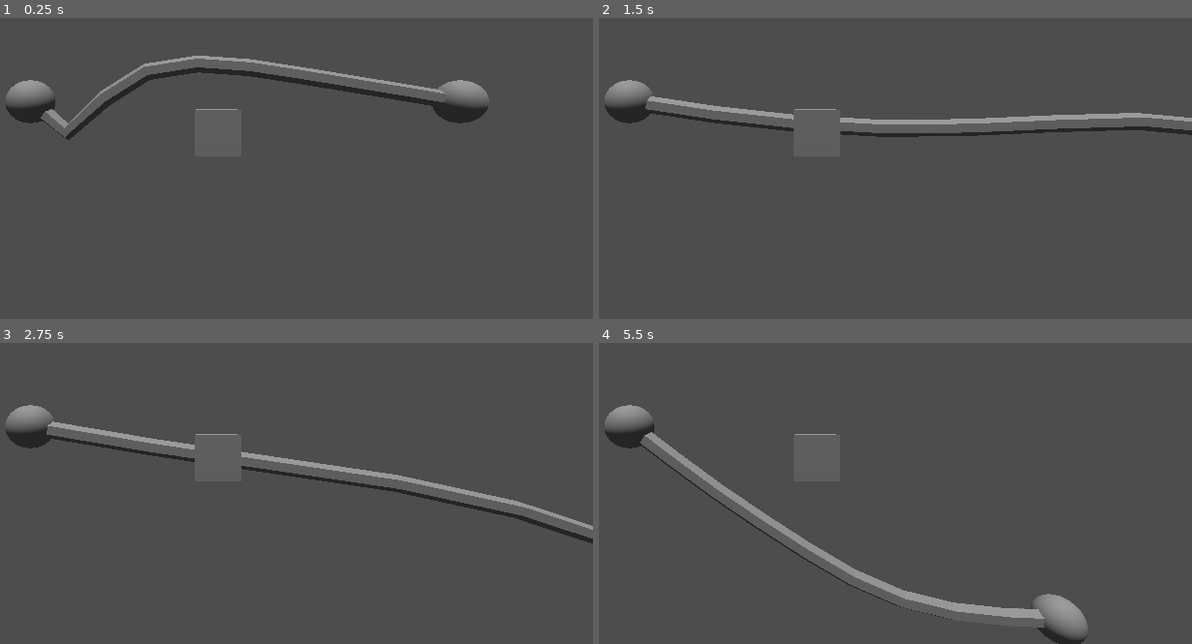
Above: before the commit, frames 1-4 (two rows, left to right).
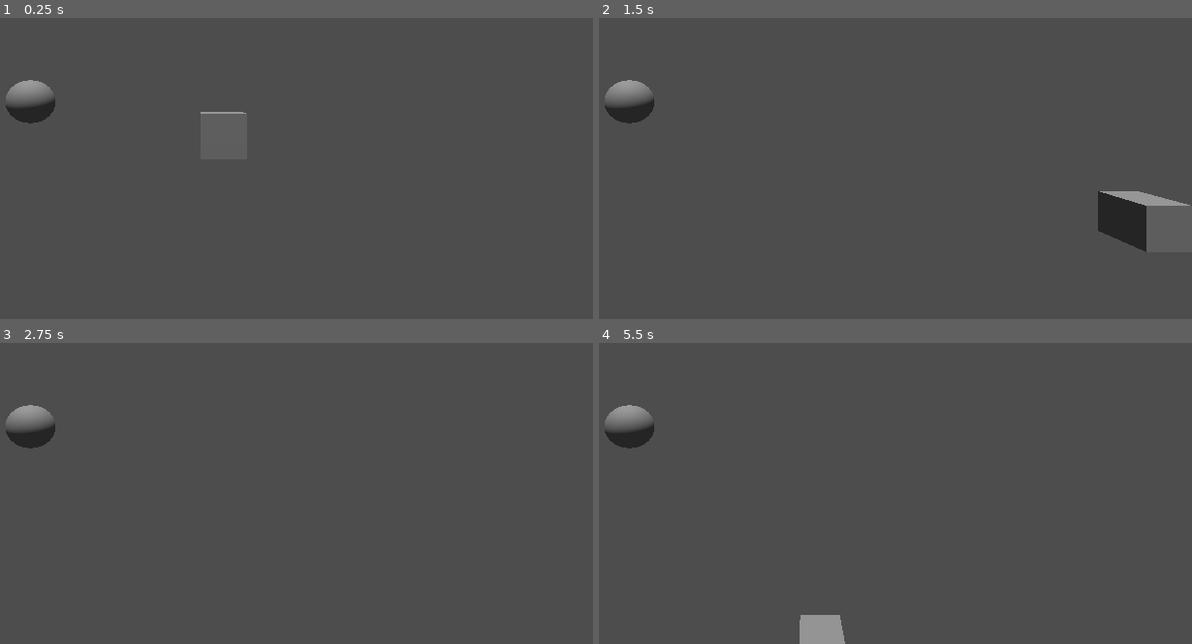
Above: after the commit, the same moments.

Repository: Mandrews277/fishing-challenge
Game: Godot game, scene res://level.tscn
The game is run twice, just before and just after one commit, with the same random seed, the same clock (stepped at 60 frames per second) and the same inputs.
Inputs:
- Up to frame 1 (0.25 s): no input
- Up to frame 2 (1.5 s): hold D (move_right) 0.53-1.28 s; hold S (move_down) from 1.28 s (still down)
- Up to frame 3 (2.75 s): release S (move_down) at 2.03 s; hold D (move_right) from 2.03 s (still down)
- Up to frame 4 (5.5 s): release D (move_right) at 2.78 s; hold W (move_up) 2.78-3.53 s; hold A (move_left) 3.53-5.03 s; hold S (move_down) from 5.03 s (still down)

The runs differ from the first frame. In frame 1, 2.8% of the frame differs, in the area x 6-83%, y 12-41%; in frame 2, 3.9%, in the area x 7-100%, y 26-78%; in frame 3, 2.4%; in frame 4, 3.7%.
Error after the commit: Parse Error: Static function "instance()" not found in base "RopeLink". (res://rope_generator_v2.gd:11)

Commit message:
Trying new ways to make a rope

Diff:
--- a/level.tscn
+++ b/level.tscn
@@ -1,6 +1,7 @@
-[gd_scene load_steps=6 format=3 uid="uid://dhdn3rqypbepe"]
+[gd_scene load_steps=7 format=3 uid="uid://dhdn3rqypbepe"]
 
-[ext_resource type="PackedScene" uid="uid://bxiabck2v6ro6" path="res://rope_generator.tscn" id="1_b5qve"]
+[ext_resource type="Script" path="res://moveable_cube.gd" id="2_batay"]
+[ext_resource type="PackedScene" uid="uid://cc4kqruh78pla" path="res://rope_generator_V2.tscn" id="3_ia055"]
 
 [sub_resource type="Sky" id="Sky_8ol0q"]
 
@@ -22,19 +23,19 @@
 environment = SubResource("Environment_f0lu0")
 
 [node name="DirectionalLight3D" type="DirectionalLight3D" parent="WorldEnvironment"]
-transform = Transform3D(1, 0, 0, 0, 0.309382, 0.950938, 0, -0.950938, 0.309382, 0, 0, 0)
+transform = Transform3D(1, 0, 0, 0, 0.309382, 0.950938, 0, -0.950938, 0.309382, -4.83743, 0, 0)
 
-[node name="RopeGenerator" parent="." instance=ExtResource("1_b5qve")]
-RESOLUTION = 6
-POINT_COUNT = 10
-ROPE_WIDTH = 0.2
+[node name="MoveableCube" type="CharacterBody3D" parent="."]
+transform = Transform3D(1, 0, 0, 0, 1, 0, 0, 0, 1, 4.46106, -0.753515, 0)
+axis_lock_linear_z = true
+script = ExtResource("2_batay")
 
-[node name="StaticBody3D" type="StaticBody3D" parent="."]
-
-[node name="MeshInstance3D" type="MeshInstance3D" parent="StaticBody3D"]
-transform = Transform3D(1, 0, 0, 0, 1, 0, 0, 0, 1, 4.34381, -0.687587, 0)
+[node name="MeshInstance3D" type="MeshInstance3D" parent="MoveableCube"]
 mesh = SubResource("BoxMesh_rjyfa")
 
-[node name="CollisionShape3D" type="CollisionShape3D" parent="StaticBody3D"]
-transform = Transform3D(1, 0, 0, 0, 1, 0, 0, 0, 1, 4.34381, -0.687587, 0)
+[node name="CollisionShape3D" type="CollisionShape3D" parent="MoveableCube"]
 shape = SubResource("BoxShape3D_meovn")
+
+[node name="RopeGeneratorV2" parent="." instance=ExtResource("3_ia055")]
+LINK_LENGTH = null
+LINK_WIDTH = null
--- /dev/null
+++ b/moveable_cube.gd
@@ -0,0 +1,32 @@
+class_name MoveableCube extends CharacterBody3D
+
+@export var move_speed : float = 10
+
+func _ready():
+	pass
+
+func _physics_process(delta: float) -> void:
+
+	handle_movement(delta)
+
+func handle_movement(delta):
+	var direction = Vector3.ZERO
+
+	# Move forward (W) and backward (S)
+	if Input.is_action_pressed("move_down"):
+		direction.y -= 1
+	if Input.is_action_pressed("move_up"):
+		direction.y += 1
+
+	# Move left (A) and right (D)
+	if Input.is_action_pressed("move_left"):
+		direction.x -= 1
+	if Input.is_action_pressed("move_right"):
+		direction.x += 1
+
+	# Normalize the direction to prevent faster diagonal movement
+	direction = direction.normalized()
+
+	# Move the paddle
+	velocity = direction * move_speed
+	move_and_slide()
--- /dev/null
+++ b/rope_generator_V2.tscn
@@ -0,0 +1,21 @@
+[gd_scene load_steps=4 format=3 uid="uid://cc4kqruh78pla"]
+
+[ext_resource type="Script" path="res://rope_generator_v2.gd" id="1_8lb5w"]
+
+[sub_resource type="SphereMesh" id="SphereMesh_lf204"]
+
+[sub_resource type="SphereShape3D" id="SphereShape3D_n48k6"]
+
+[node name="RopeGeneratorV2" type="Node3D"]
+script = ExtResource("1_8lb5w")
+LINKS = 3
+LINK_LENGTH = null
+LINK_WIDTH = null
+
+[node name="Rope" type="StaticBody3D" parent="."]
+
+[node name="MeshInstance3D" type="MeshInstance3D" parent="Rope"]
+mesh = SubResource("SphereMesh_lf204")
+
+[node name="CollisionShape3D" type="CollisionShape3D" parent="Rope"]
+shape = SubResource("SphereShape3D_n48k6")
--- /dev/null
+++ b/rope_generator_v2.gd
@@ -0,0 +1,21 @@
+class_name RopeGeneratorV2 extends Node3D
+
+@export var LINKS : int
+@export var LINK_LENGTH : float
+@export var LINK_WIDTH : float
+
+var links_array : Array
+
+# Called when the node enters the scene tree for the first time.
+func _ready() -> void:
+	links_array[0] = RopeLink.instance()
+	links_array[1] = RopeLink.instance()
+	links_array[1].position = Vector3(0,-2,0)
+	links_array[2] = RopeLink.instance()
+	links_array[1].position = Vector3(0,-4,0)
+	pass # Replace with function body.
+
+
+# Called every frame. 'delta' is the elapsed time since the previous frame.
+func _process(delta: float) -> void:
+	pass
--- /dev/null
+++ b/rope_link.gd
@@ -0,0 +1,27 @@
+class_name RopeLink extends RigidBody3D
+
+@export var LINK_LENGTH : float
+@export var LINK_WIDTH : float
+
+# Called when the node enters the scene tree for the first time.
+func _ready() -> void:
+	pass # Replace with function body.
+
+# Called every frame. 'delta' is the elapsed time since the previous frame.
+func _process(delta: float) -> void:
+	pass
+
+func _set(property: StringName, value: Variant) -> bool:
+	if property == "LINK_LENGTH":
+		var CollisionShape = get_tree().root.get_child(1)
+		var MeshShape = get_tree().root.get_child(2)
+		var Joint = get_tree().root.get_child(3)
+
+		CollisionShape.Shape().Height = LINK_LENGTH
+
+		return true
+	elif property == "LINK_WIDTH":
+
+		return true
+	else:
+		return false
--- /dev/null
+++ b/rope_link.tscn
@@ -0,0 +1,20 @@
+[gd_scene load_steps=4 format=3 uid="uid://ccrwqvc4dqjg4"]
+
+[ext_resource type="Script" path="res://rope_link.gd" id="1_cps1s"]
+
+[sub_resource type="CapsuleShape3D" id="CapsuleShape3D_h4yko"]
+radius = 0.1
+
+[sub_resource type="CapsuleMesh" id="CapsuleMesh_wa7hd"]
+radius = 0.1
+
+[node name="RigidBody3D" type="RigidBody3D"]
+script = ExtResource("1_cps1s")
+
+[node name="CollisionShape3D" type="CollisionShape3D" parent="."]
+shape = SubResource("CapsuleShape3D_h4yko")
+
+[node name="MeshInstance3D" type="MeshInstance3D" parent="."]
+mesh = SubResource("CapsuleMesh_wa7hd")
+
+[node name="PinJoint3D" type="PinJoint3D" parent="."]
